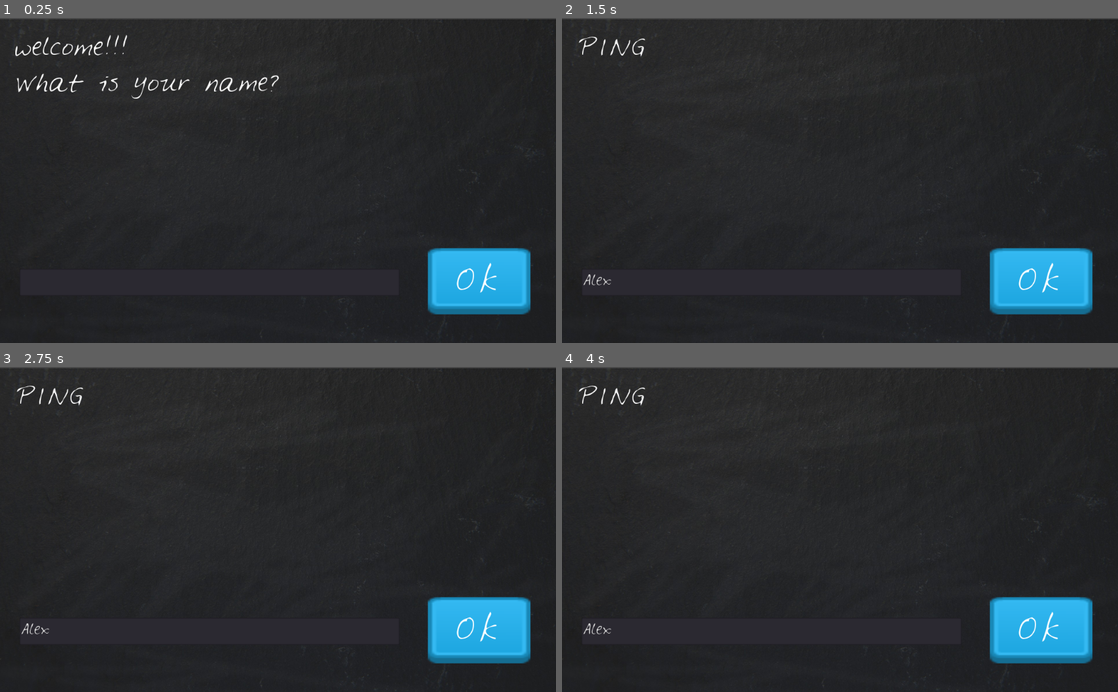
Above: before the commit, frames 1-4 (two rows, left to right).
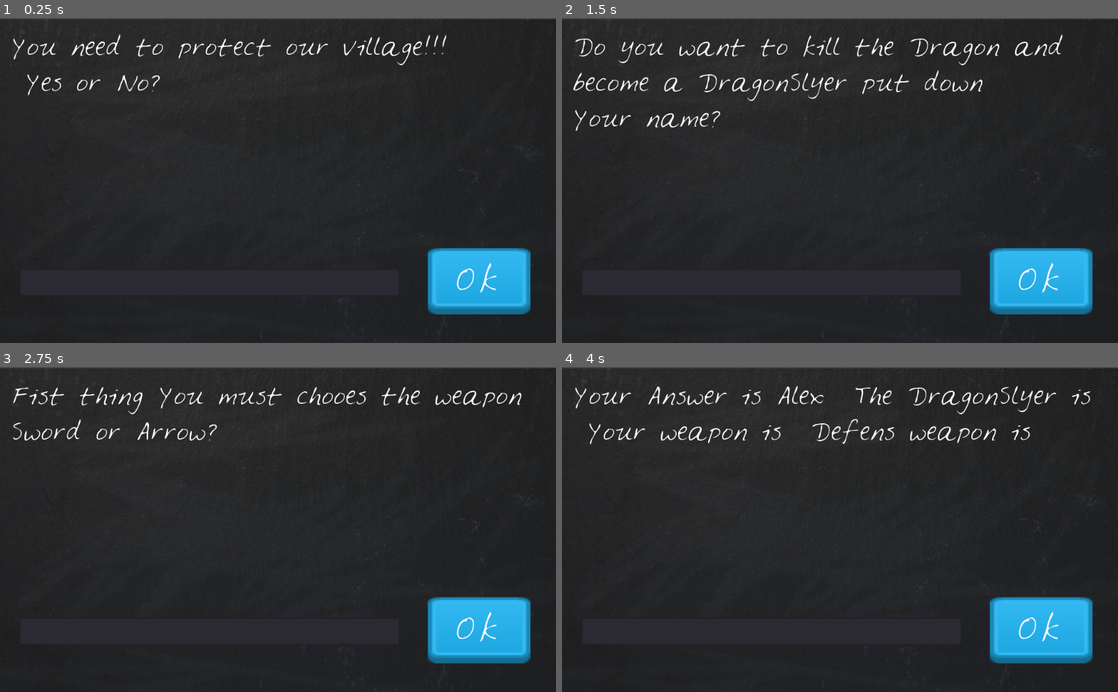
Above: after the commit, the same moments.

Repository: paseuth12/looneygame
Game: Godot game, scene res://mainsence.tscn
Two runs of this game, one before a commit and one after it. Both use one fixed random seed, a clock stepped at 60 frames per second and the inputs below.
Inputs (mouse positions are in pixels of both pictures, inside the frame that each line leads up to):
- Up to frame 1 (0.25 s): no input
- Up to frame 2 (1.5 s): click (773, 281) at 0.52 s; type "Alex" at 0.6 s; click "Ok" at 1.25 s
- Up to frame 3 (2.75 s): click "Ok" at 2 s
- Up to frame 4 (4 s): click "Ok" at 2.75 s; tap Enter at 3.5 s

The runs differ from the first frame. In frame 1, 1.8% of the frame differs, in the area x 2-81%, y 4-25%; in frame 2, 2.4%, in the area x 2-90%, y 4-83%; in frame 3, 1.6%; in frame 4, 2.1%.

Commit message:
add a Full game

Diff:
--- a/Node2D.gd
+++ b/Node2D.gd
@@ -1,21 +1,52 @@
 extends Control
 
-var story = "hello my name is %s My last name is %s What is your pet %s What do you like to eat"
-var answers = ["Ping","Pp","Cat","meet"]
+var story = "Your Answer is %s  The DragonSlyer is %s Your weapon is %s Defens weapon is %s"
+var answers = []
 var questions = []
+var questions_number = 0
 
 func _ready():
-	print (story && answers)
-	$Displaytext.text = "welcome!!! \nWhat is your name?"
+	$Displaytext.text = "Do you want to kill the dragon?"
 
-	questions.append("welcome!!! \nWaht is your name?")
-	questions.append("What is your last name?")
-	questions.append("what is yor pet?")
-	questions.append("What do you like to eat?")
+	questions.append("You need to protect our village!!! \n Yes or No?")
+	questions.append("Do you want to kill the Dragon and become a DragonSlyer put down \nYour name?")
+	questions.append("Fist thing You must chooes the weapon \nSword or Arrow?")
+	questions.append("Next you nees a Defend weapon \nArmor or shield")
+
+
+
+	$Displaytext.text = questions[0]
+
 	print(questions)
 	print(len(questions))
 	print(questions[0])
 	print(questions[3])
 
 func _on_PlayerButton_pressed():
-	$Displaytext.text = "PING"
+	if questions_number == 0:
+		# answer the question
+		answers.append($PlayerInput.text)
+		print( answers )
+		$Displaytext.text = questions[1]
+		$PlayerInput.text = ""
+
+	if questions_number == 1:
+		# answer the question
+		answers.append($PlayerInput.text)
+		print( answers )
+		$Displaytext.text = questions[2]
+		$PlayerInput.text = ""
+	if questions_number == 2:
+		# answer the question
+		answers.append($PlayerInput.text)
+		print( answers )
+		$Displaytext.text = questions[3]
+		$PlayerInput.text = ""
+	if questions_number == 3:
+		# answer the question
+		answers.append($PlayerInput.text)
+		print( answers )
+		$Displaytext.text = story % answers
+		$PlayerInput.text = ""
+
+	questions_number = questions_number +1
--- a/mainsence.tscn
+++ b/mainsence.tscn
@@ -47,13 +47,14 @@
 margin_bottom = 88.0
 
 [node name="Displaytext" type="Label" parent="."]
-margin_left = 25.0
+margin_left = 18.1982
 margin_top = 25.0
-margin_right = 998.0
-margin_bottom = 88.0
+margin_right = 991.198
+margin_bottom = 154.0
 custom_fonts/font = SubResource( 3 )
 text = "
 hello"
+autowrap = true
 
 [node name="PlayerButton" type="TextureButton" parent="."]
 margin_left = 788.464
